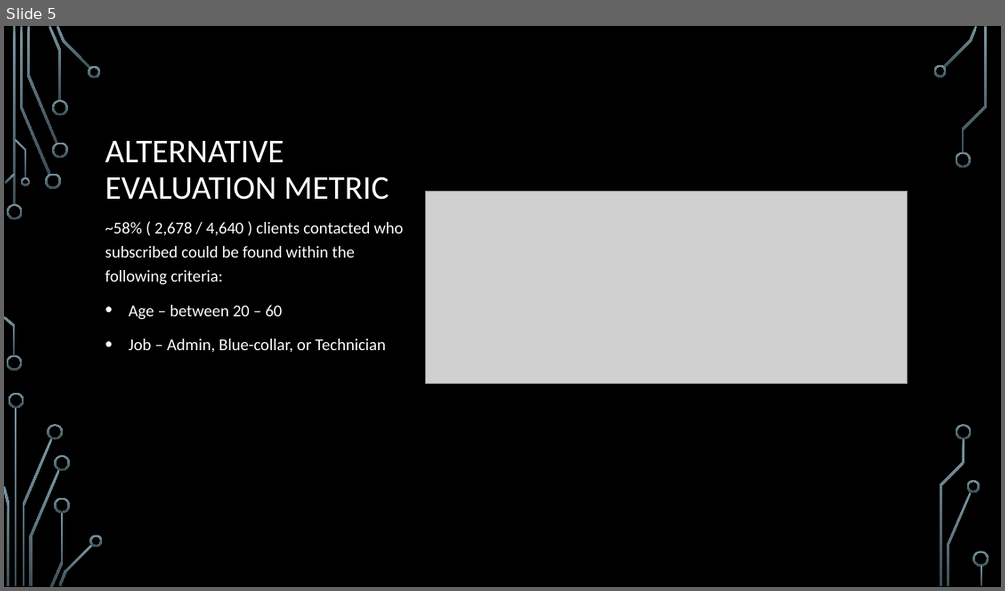
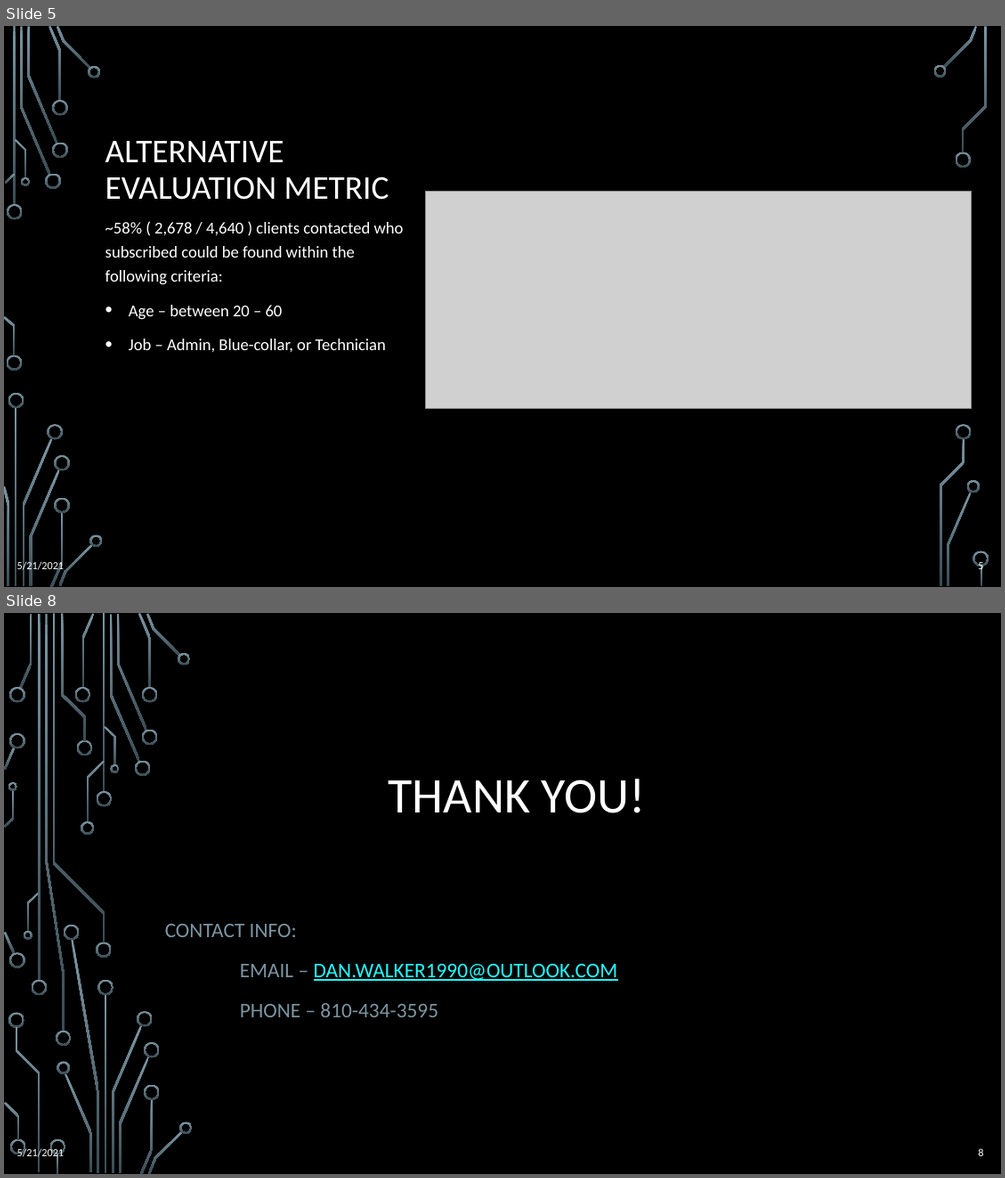
Before and after one commit to Shad0w746/DSA-Case-Study, a slide deck: Presentation-Data Set Findings.pptx. Shown one above the other, each under a label of ours: slide 5 before the commit, slides 5 and 8 after it; the slides between them are not shown. The pictures are 1005x591 and 1005x1178 pixels, drawn with LibreOffice and Linux fonts; fonts in the diff are those of the drawing; grey boxes stand for pictures; background and template pictures are left out. Boxes give left, top, right and bottom in pixels: in the first picture for what was removed or moved away, otherwise in the second. Text is boxed around its words. In the diff, an @@ line names an element or a change of style, - is before the commit and + after.

```diff
--- a/Presentation-Data Set Findings.pptx
+++ b/Presentation-Data Set Findings.pptx
@@ slide 8 added at [4,613,1001,1174], background picture (left out) @@
@@ title added at [388,779,646,813], 48 pt, text #FFFFFF @@
+THANK YOU!
@@ subtitle added at [165,924,618,1017], 20 pt, text #7C96A3 @@
+CONTACT INFO:
+EMAIL – DAN.WALKER1990@OUTLOOK.COM
+PHONE – 810-434-3595
@@ group added at [4,613,193,1174]: 50 freeform shapes, 4 rectangles @@
@@ text added at [17,1147,65,1159], 10.5 pt, text #FFFFFF @@
+5/21/2021
@@ page number added at [978,1148,983,1156], 10.5 pt, text #FFFFFF @@
+8
@@ slide 5 changed as well @@
@@ picture: place and size @@
-picture at [426,191,907,383]
+picture at [426,191,971,408]
@@ text added at [17,560,65,572], 10.5 pt, text #FFFFFF @@
+5/21/2021
@@ text added at [978,560,983,572], 10.5 pt, text #FFFFFF @@
+5
```
Also in this commit, not shown: 4 other slides changed, 2 other slides added, 1 slide removed, 1 other file.
